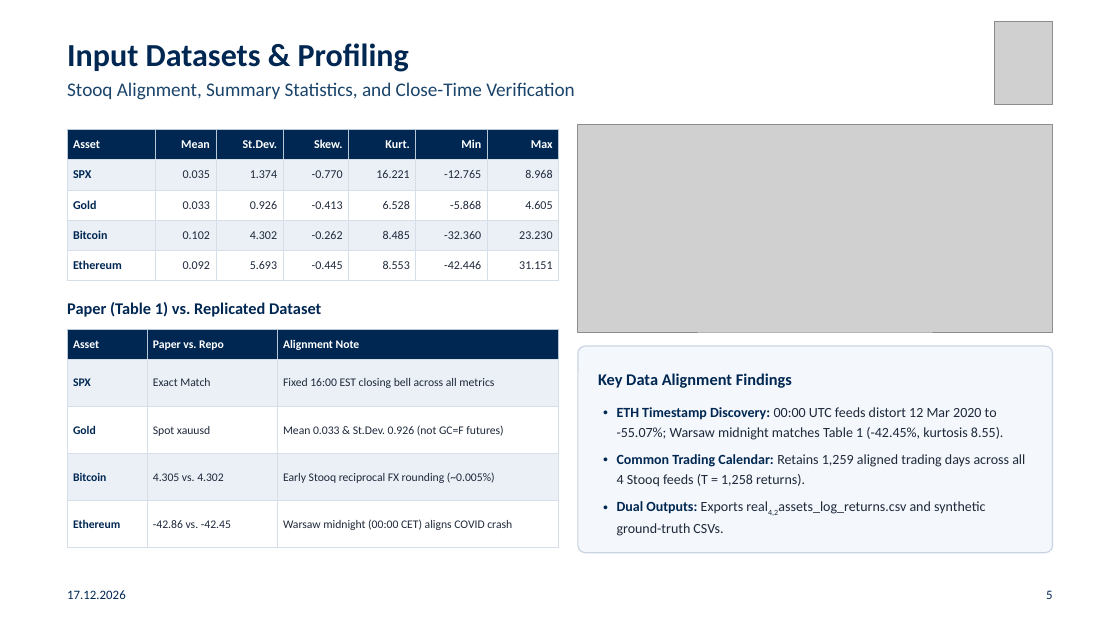
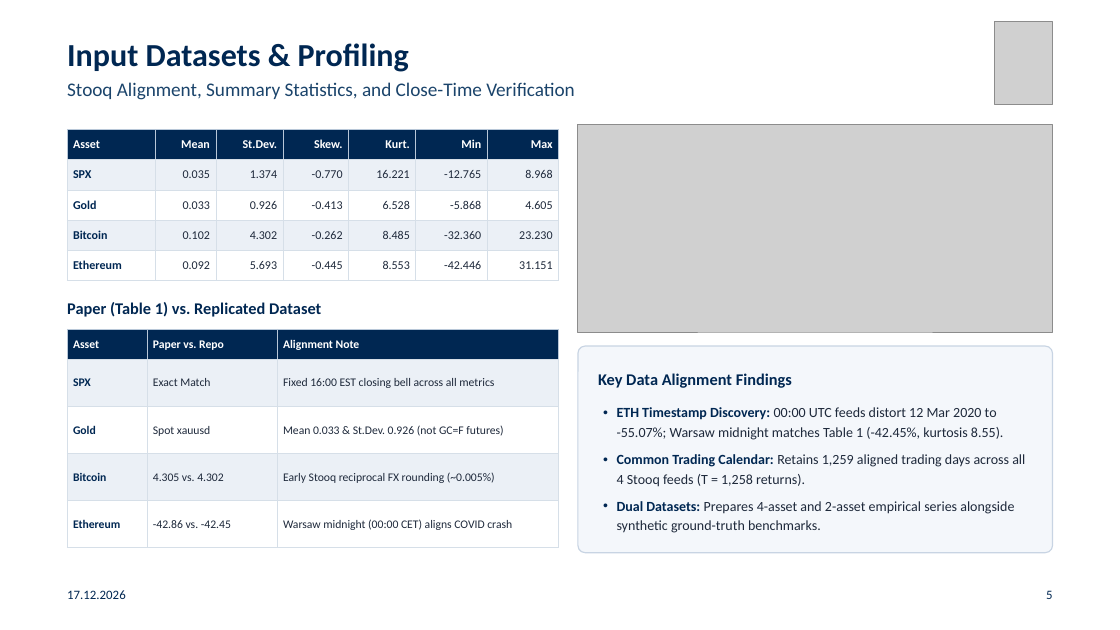
Before and after one commit to gabegagster/smc-stochastic-volatility, a slide deck: slide 5 of presentation/smc_chmsv_ensae_presentation.pptx. Drawn at 1120x630 pixels with LibreOffice and Linux fonts; fonts in the diff are those of the drawing; grey boxes stand for pictures. Boxes give left, top, right and bottom in pixels: in the first picture for what was removed or moved away, otherwise in the second. Text is boxed around its words. In the diff, an @@ line names an element or a change of style, - is before the commit and + after.

```diff
--- a/presentation/smc_chmsv_ensae_presentation.pptx
+++ b/presentation/smc_chmsv_ensae_presentation.pptx
@@ text at box(617, 501, 1014, 533): text changed @@
-• Dual Outputs: Exports real4,2assets_log_returns.csv and synthetic ground-truth CSVs.
+• Dual Datasets: Prepares 4-asset and 2-asset empirical series alongside synthetic ground-truth benchmarks.
```
Also in this commit, not shown: 12 other slides changed, 11 other files.
